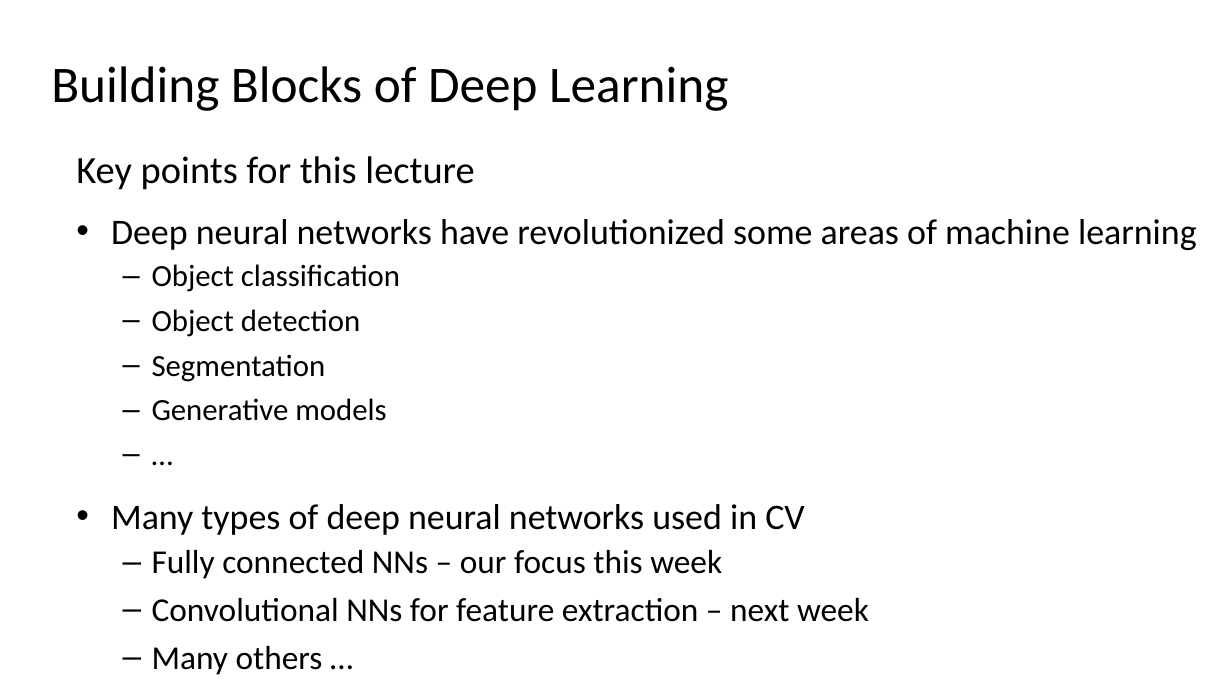
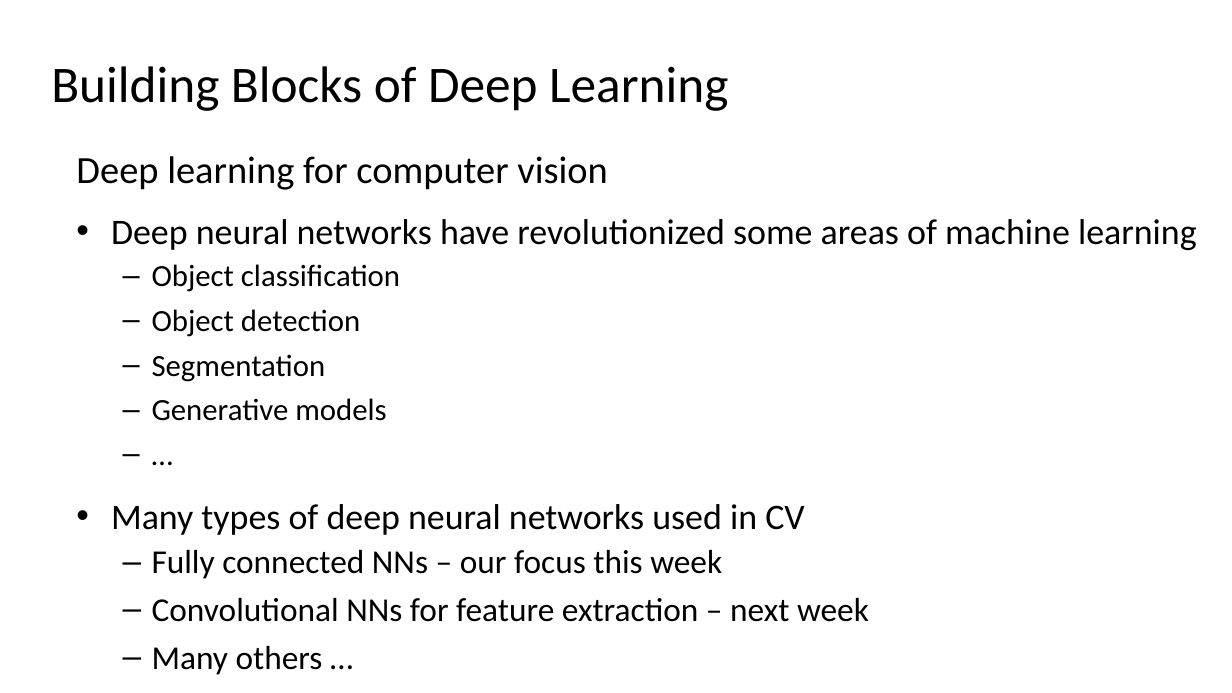
Before and after one commit to StephenElston/CSCI-E25, a slide deck: slide 2 of Slides/5_BuildingBlocksOfDeepLearning.pptx. Drawn at 1232x693 pixels with LibreOffice and Linux fonts; fonts in the diff are those of the drawing. Boxes give left, top, right and bottom in pixels: in the first picture for what was removed or moved away, otherwise in the second. Text is boxed around its words. In the diff, an @@ line names an element or a change of style, - is before the commit and + after.

```diff
--- a/Slides/5_BuildingBlocksOfDeepLearning.pptx
+++ b/Slides/5_BuildingBlocksOfDeepLearning.pptx
@@ text at box(76, 156, 608, 190): text changed @@
-Key points for this lecture
+Deep learning for computer vision
```
Also in this commit, not shown: 2 other slides changed, 11 slides added.
